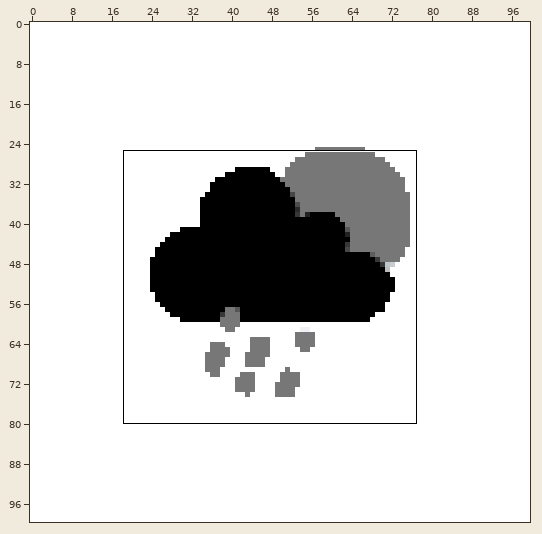
Sprite sheet -- Icons/weather/10.png. The picture above shows the old version from afar; the outline marks the close-up.
Close-up. Earlier state:
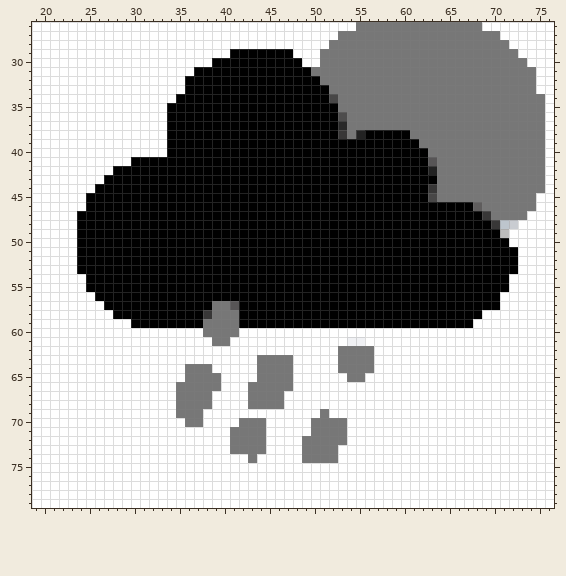
The file is 100x100 pixels. Colours within 5 levels of each other are drawn and written as one. Shown: x 19..76, y 26..79.
The same view after the edit:
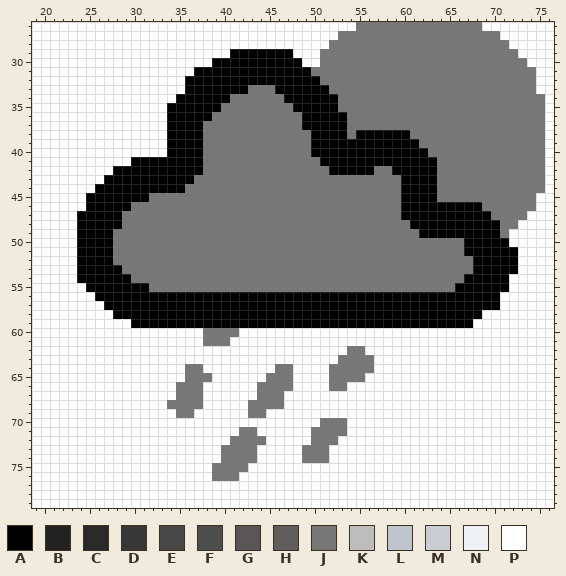
Palette (. is transparent): A #000000  B #222222  C #292929  D #383737  E #484747  F #4e4d4d  G #575556  H #5f5d5d  J #777777  K #bdbdbd  L #bdc5cd  M #c9ccd1  N #f0f1f4  P #ffffff
Diff:
Changed rows in their new state; - is an unchanged pixel.
first column x 24:
33 -------------------JJJ---------------------------
34 -----------------JJJJJJ-----A--------------------
35 ----------------JJJJJJJJ-------------------------
36 ---------------JJJJJJJJJJ----A-------------------
37 --------------JJJJJJJJJJJ----A-------------------
38 --------------JJJJJJJJJJJJ---A-A-----------------
39 --------------JJJJJJJJJJJJ-----------------------
40 --------------JJJJJJJJJJJJ-----------------------
41 --------------JJJJJJJJJJJJJ------------A---------
42 --------------JJJJJJJJJJJJJJ-----JJ----A---------
43 -------------JJJJJJJJJJJJJJJJJJJJJJJ-------------
44 ------------JJJJJJJJJJJJJJJJJJJJJJJJ---A---------
45 --------JJJJJJJJJJJJJJJJJJJJJJJJJJJJ---A---------
46 ------JJJJJJJJJJJJJJJJJJJJJJJJJJJJJJ--------A----
47 -----JJJJJJJJJJJJJJJJJJJJJJJJJJJJJJJ---------A---
48 -----JJJJJJJJJJJJJJJJJJJJJJJJJJJJJJJJ---------AJJ
49 ----JJJJJJJJJJJJJJJJJJJJJJJJJJJJJJJJJJ---------J-
50 ----JJJJJJJJJJJJJJJJJJJJJJJJJJJJJJJJJJJJJJJ------
51 ----JJJJJJJJJJJJJJJJJJJJJJJJJJJJJJJJJJJJJJJ------
52 ----JJJJJJJJJJJJJJJJJJJJJJJJJJJJJJJJJJJJJJJJ-----
53 -----JJJJJJJJJJJJJJJJJJJJJJJJJJJJJJJJJJJJJJJ-----
54 A-----JJJJJJJJJJJJJJJJJJJJJJJJJJJJJJJJJJJJJ------
55 --------JJJJJJJJJJJJJJJJJJJJJJJJJJJJJJJJJJ-------
57 ---------------AAA-------------------------------
58 --------------AAAA-------------------------------
59 --------------AAAA-------------------------------
61 --------------J---------------PP-----------------
62 -----------------------------P--P----------------
63 --------------------PPPP-------------------------
64 --------------P-----PP------J--------------------
65 ---------------P----P-------JJ-------------------
66 --------------PP---P--------JJ-------------------
67 --------------P----P-----------------------------
68 ----------J---P----------------------------------
69 -------------P-----JJ------P---------------------
70 ------------PP----PPP-----P----------------------
71 -----------------P--P----------------------------
72 -------------------------P---P-------------------
73 ----------------J---P-------P--------------------
74 ----------------JJJ---------P--------------------
75 ---------------JJJJ------------------------------
76 ---------------JJJ-------------------------------
Boxes around the changes in both close-ups, in picture pixels (x1, y1, x2, y2):
changed: (113, 85, 518, 481)
changed: (77, 274, 86, 283)
